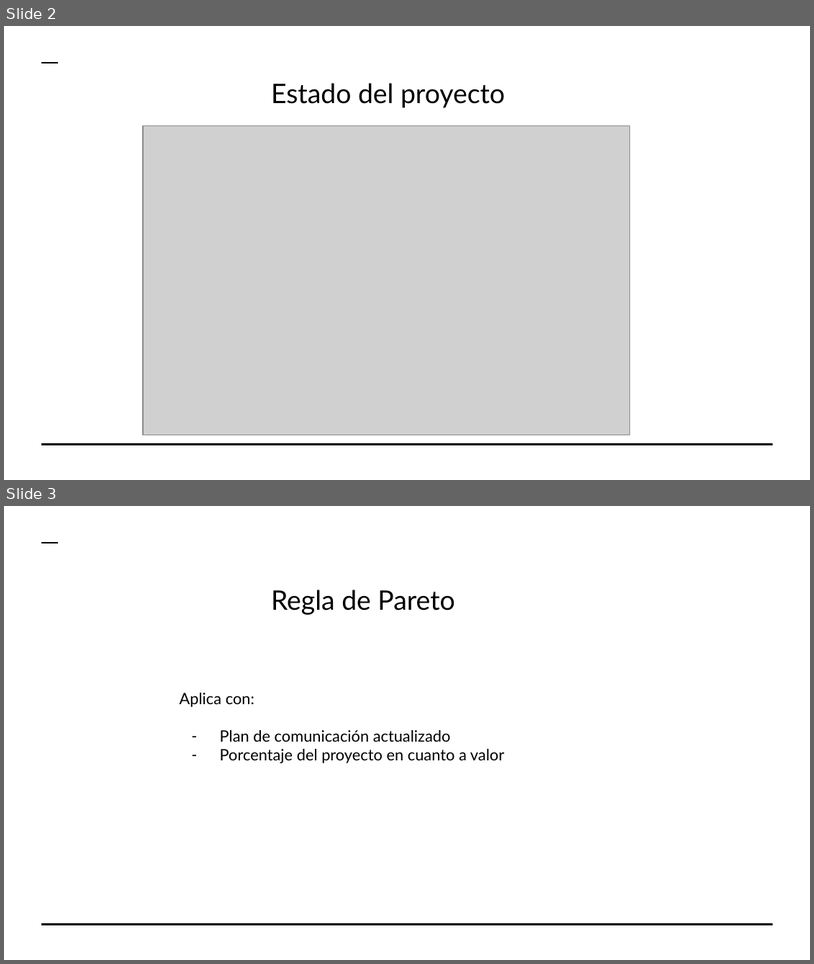
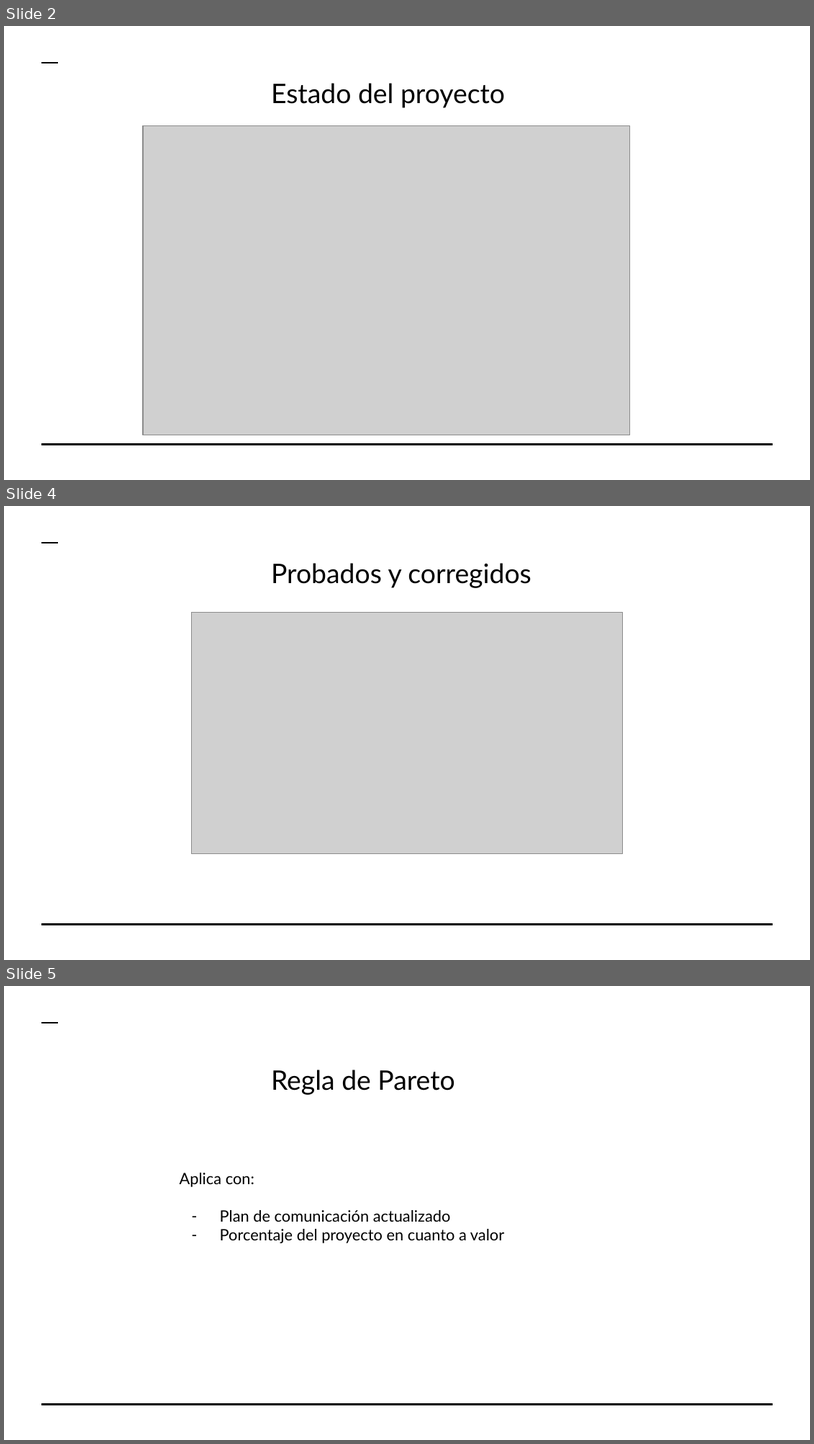
Before and after one commit to maneroto/ABAK-ControlEgresados, a slide deck: Proyecto/Presentaciones/Avance del proyecto 5.pptx. Shown one above the other, each under a label of ours: slides 2 and 3 before the commit, slides 2, 4 and 5 after it; the slides between them are not shown. The pictures are 814x964 and 814x1444 pixels, drawn with LibreOffice and Linux fonts; fonts in the diff are those of the drawing; grey boxes stand for pictures. Boxes give left, top, right and bottom in pixels: in the first picture for what was removed or moved away, otherwise in the second. Text is boxed around its words. In the diff, an @@ line names an element or a change of style, - is before the commit and + after.

```diff
--- a/Proyecto/Presentaciones/Avance del proyecto 5.pptx
+++ b/Proyecto/Presentaciones/Avance del proyecto 5.pptx
@@ slide 4 added at (4,506,810,960), background #FFFFFF; not listed: 2 template elements that a slide beside it also shows @@
@@ text added at (271,563,531,588), 24 pt, text #000000 @@
+Probados y corregidos
@@ picture added at (192,613,622,854) @@
@@ what was slide 3 is now slide 5 @@
```
Also in this commit, not shown: 1 other slide added.
